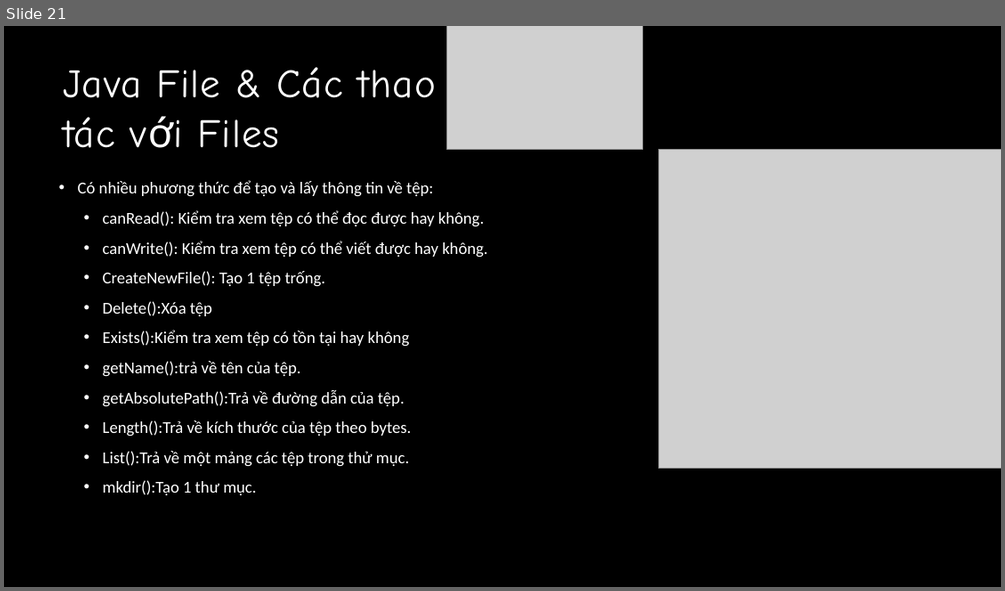
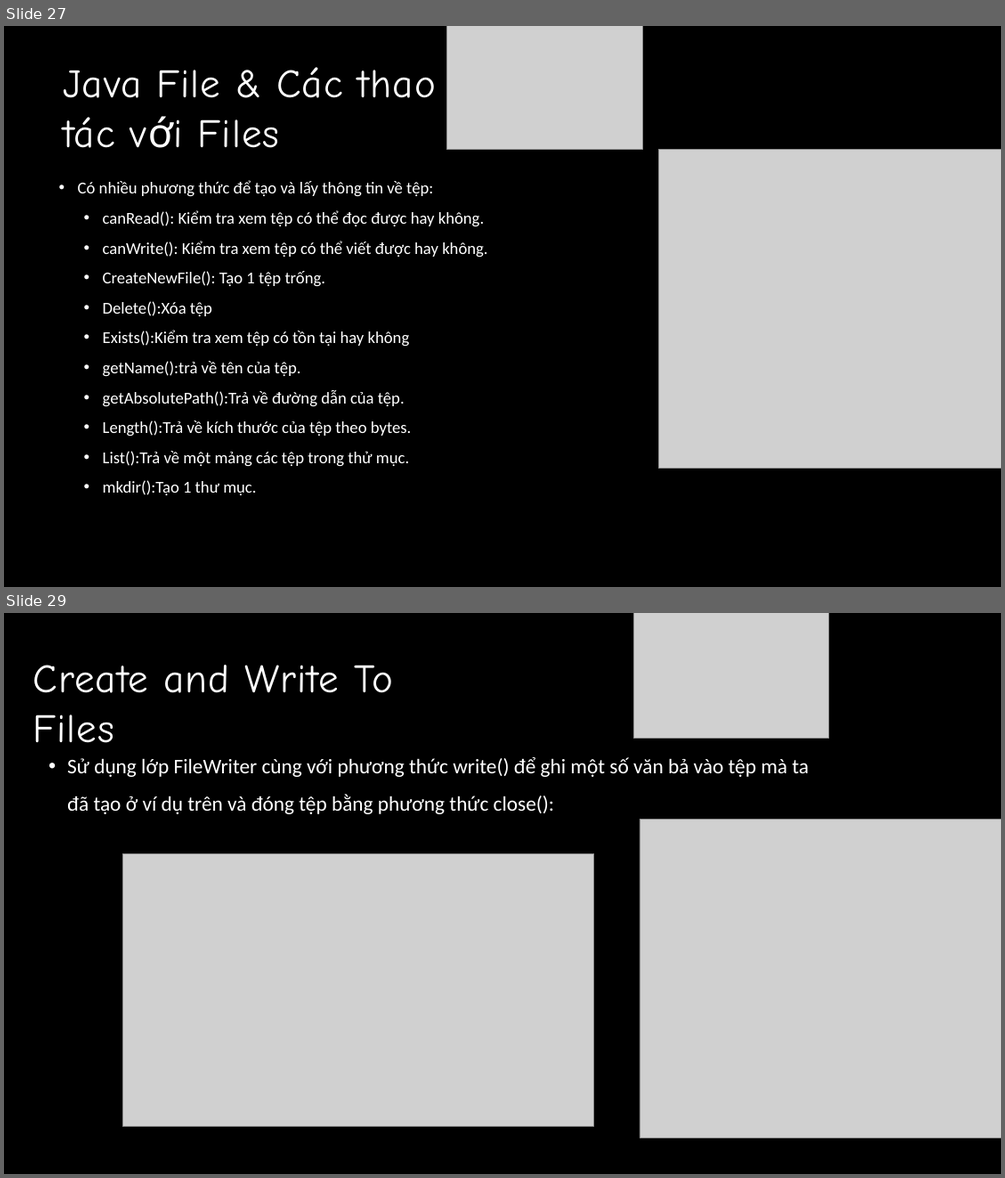
Before and after one commit to QuyetTien1308/intern-nvqtien, a slide deck: baocaotuan1.pptx. Shown one above the other, each under a label of ours: slide 21 before the commit, slides 27 and 29 after it; the slides between them are not shown. The pictures are 1005x591 and 1005x1178 pixels, drawn with LibreOffice and Linux fonts; fonts in the diff are those of the drawing; grey boxes stand for pictures. Boxes give left, top, right and bottom in pixels: in the first picture for what was removed or moved away, otherwise in the second. Text is boxed around its words. In the diff, an @@ line names an element or a change of style, - is before the commit and + after.

```diff
--- a/baocaotuan1.pptx
+++ b/baocaotuan1.pptx
@@ slide 29 added at box(4, 613, 1001, 1174), background #000000 @@
@@ picture added at box(633, 613, 829, 738) @@
@@ text added at box(33, 665, 393, 743), 58 pt, text #FFFFFF @@
+Create and Write To Files
@@ text added at box(67, 757, 809, 814), 30 pt, text #FFFFFF @@
+• Sử dụng lớp FileWriter cùng với phương thức write() để ghi một số văn bả vào tệp mà ta đã tạo ở ví dụ trên và đóng tệp bằng phương thức close():
@@ picture added at box(639, 819, 1001, 1137) @@
@@ picture added at box(122, 853, 594, 1126) @@
@@ what was slide 21 is now slide 27 @@
```
Also in this commit, not shown: 6 slides changed, 9 other slides added.
